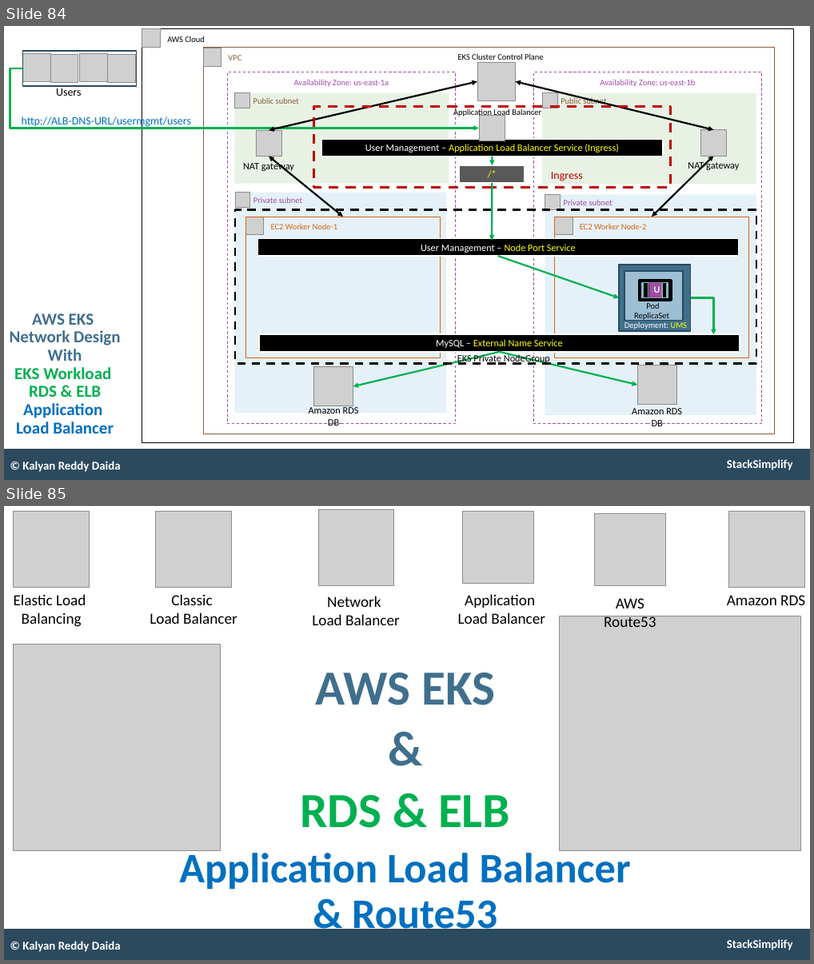
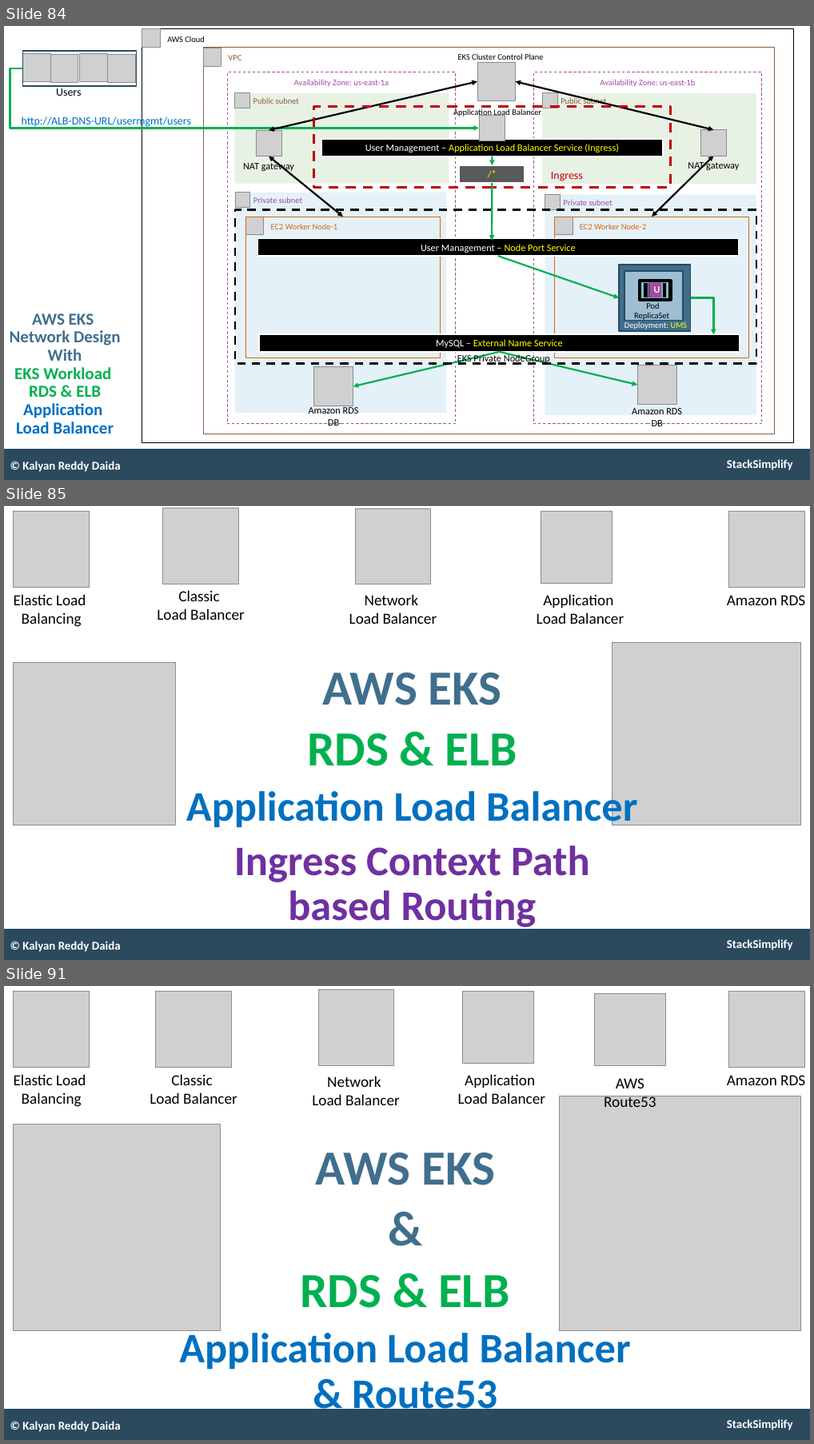
Before and after one commit to stacksimplify/aws-eks-kubernetes-masterclass, a slide deck: presentation/AWS-Fargate-and-EKS-Masterclass.pptx. Shown one above the other, each under a label of ours: slides 84 and 85 before the commit, slides 84, 85 and 91 after it; the slides between them are not shown. The pictures are 814x964 and 814x1444 pixels, drawn with LibreOffice and Linux fonts; fonts in the diff are those of the drawing; grey boxes stand for pictures. Boxes give left, top, right and bottom in pixels: in the first picture for what was removed or moved away, otherwise in the second. Text is boxed around its words. In the diff, an @@ line names an element or a change of style, - is before the commit and + after.

```diff
--- a/presentation/AWS-Fargate-and-EKS-Masterclass.pptx
+++ b/presentation/AWS-Fargate-and-EKS-Masterclass.pptx
@@ slide 85 added at [4,506,810,960], background #FFFFFF; not listed: 2 template elements that a slide beside it also shows @@
@@ picture added at [14,512,90,588] @@
@@ picture added at [162,508,239,584] @@
@@ picture added at [355,508,431,584] @@
@@ picture added at [541,512,613,584] @@
@@ picture added at [730,512,806,588] @@
@@ text added at [14,594,86,627], 22 pt, text #000000 @@
+Elastic Load
+Balancing
@@ text added at [157,590,245,620], 22 pt, text #000000 @@
+Classic
+Load Balancer
@@ text added at [350,594,438,624], 22 pt, text #000000 @@
+Network
+Load Balancer
@@ text added at [537,594,625,624], 22 pt, text #000000 @@
+Application
+Load Balancer
@@ text added at [727,595,806,605], 22 pt, text #000000 @@
+Amazon RDS
@@ picture added at [613,642,802,825] @@
@@ picture added at [14,663,176,825] @@
@@ text added at [186,672,638,930], 60 pt, text #7030A0, bold @@
+AWS EKS
+RDS & ELB
+Application Load Balancer
+Ingress Context Path based Routing
@@ text added at [22,940,121,952], 17 pt, text #FFFFFF, bold @@
+© Kalyan Reddy Daida
@@ what was slide 85 is now slide 91 @@
```
Also in this commit, not shown: 5 other slides added, 10 other files.
